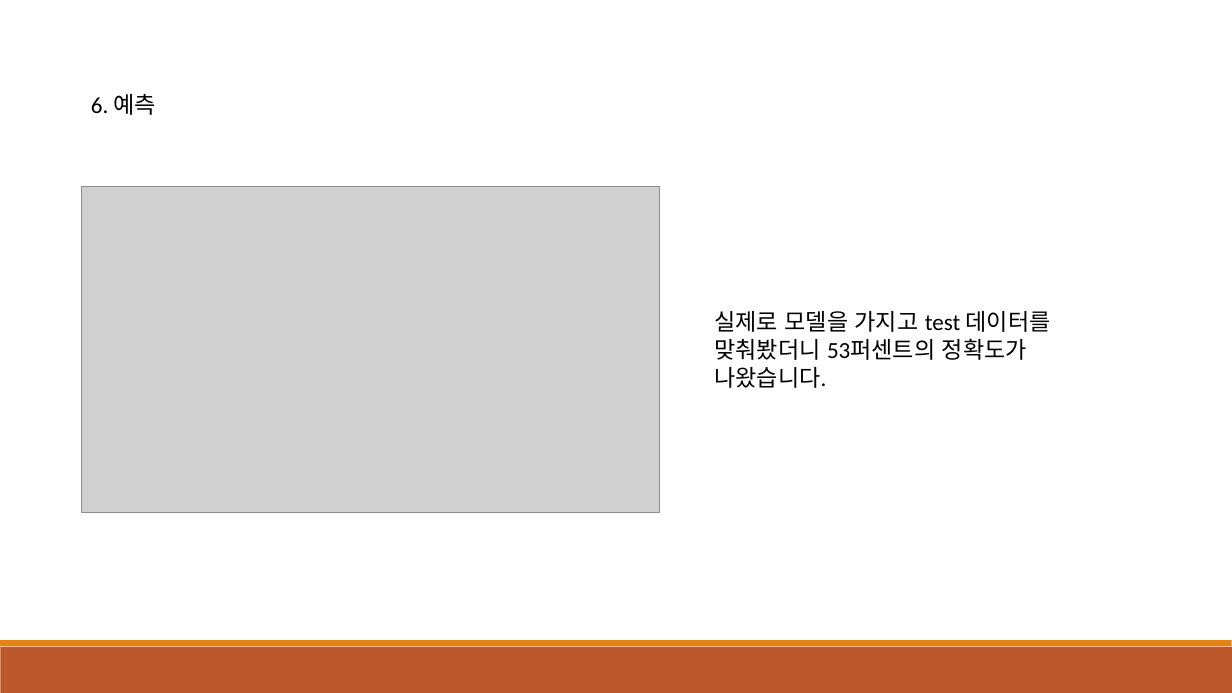
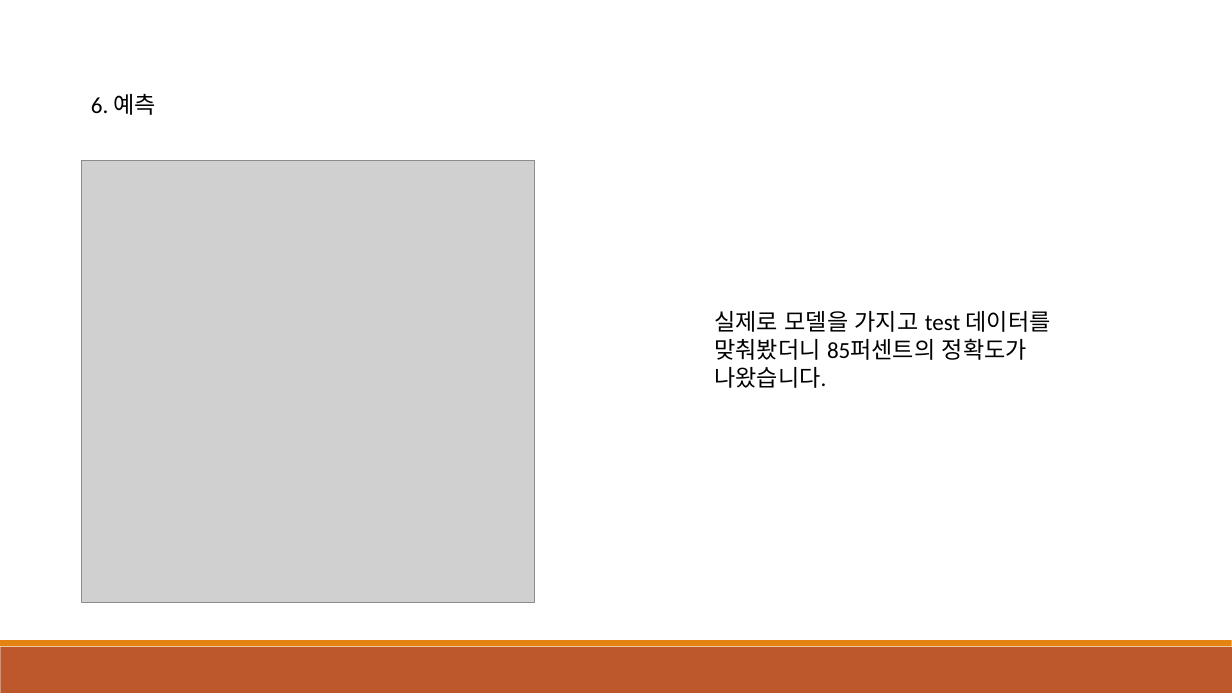
Before and after one commit to parkjunho12/MoviewReview, a slide deck: slide 12 of describes/영화 리뷰 트레이닝.pptx. Drawn at 1232x693 pixels with LibreOffice and Linux fonts; fonts in the diff are those of the drawing; grey boxes stand for pictures. Boxes give left, top, right and bottom in pixels: in the first picture for what was removed or moved away, otherwise in the second. Text is boxed around its words. In the diff, an @@ line names an element or a change of style, - is before the commit and + after.

Commit message:
고치고 결과값도 도출한 ppt도 올림

```diff
--- a/describes/영화 리뷰 트레이닝.pptx
+++ b/describes/영화 리뷰 트레이닝.pptx
@@ picture: place and size @@
-picture at bbox=[82, 187, 660, 513]
+picture at bbox=[82, 160, 535, 603]
@@ text at bbox=[714, 311, 1051, 388]: text changed @@
-실제로 모델을 가지고 test 데이터를 맞춰봤더니 53퍼센트의 정확도가 나왔습니다.
+실제로 모델을 가지고 test 데이터를 맞춰봤더니 85퍼센트의 정확도가 나왔습니다.
```
